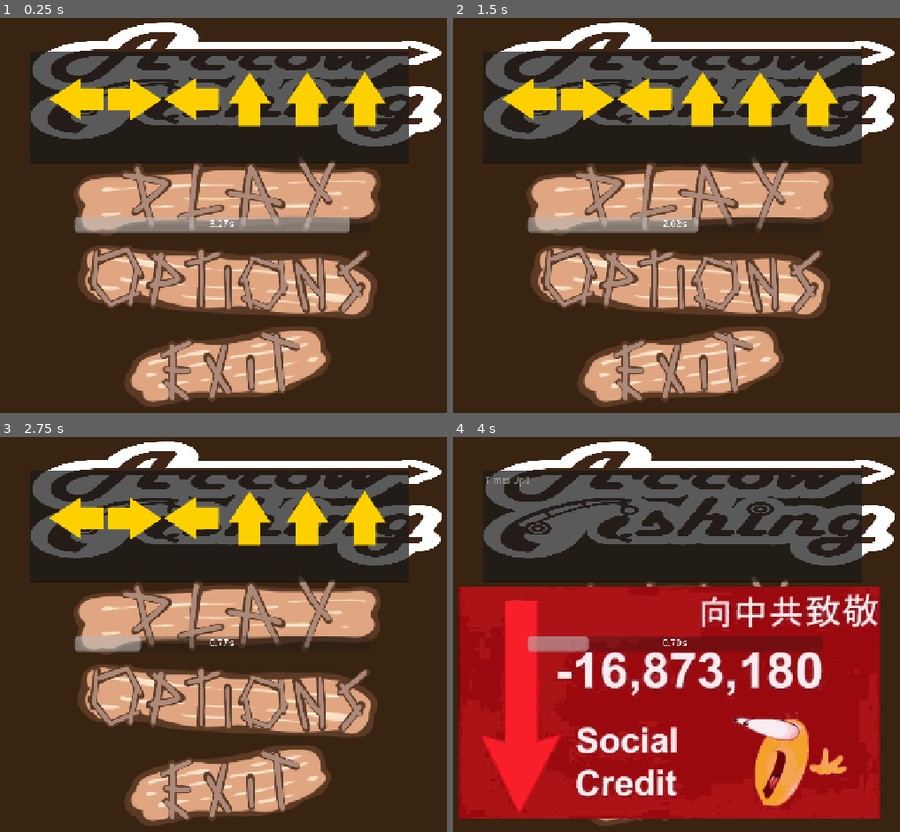
Above: before the commit, frames 1-4 (two rows, left to right).
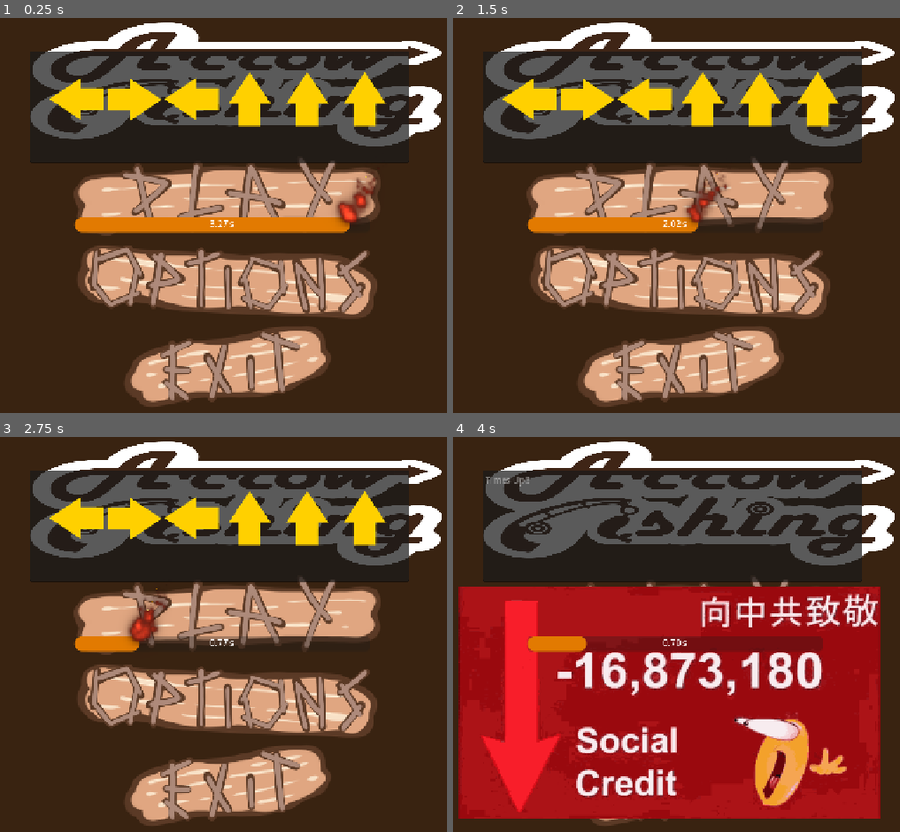
Above: after the commit, the same moments.

Repository: Meoah/Team-Awesome
Game: Godot game, scene res://scenes/ui/pop_ups/fish_minigame/arrows.tscn
Same seed, same stepped clock (60 frames per second), same inputs: the game is played once before the commit and once after it. This scene is started directly instead of the project's main scene.
Inputs (mouse positions are in pixels of both pictures, inside the frame that each line leads up to):
- Up to frame 1 (0.25 s): no input
- Up to frame 2 (1.5 s): click (680, 195) at 0.5 s; click (680, 195) at 1.25 s
- Up to frame 3 (2.75 s): click (227, 701) at 2 s
- Up to frame 4 (4 s): tap Enter at 2.75 s; move the mouse to (828, 614) at 2.77 s; hold Right (right) 2.78-3.53 s; hold Space (action) 2.78-3.53 s; move the mouse to (528, 654) at 3.52 s; hold Down (down) from 3.53 s (still down); tap Space (action) at 3.6 s

The runs differ from the first frame. In frame 1, 3.1% of the frame differs, in the area x 16-84%, y 39-55%; in frame 2, 2.0%; in frame 3, 1.2%; in frame 4, 0.5%.

Commit message:
Started Work on feedback

Diff:
--- a/project.godot
+++ b/project.godot
@@ -22,9 +22,9 @@
 [autoload]
 
 SystemData="*res://scripts/system/system_data.gd"
-SignalBus="*res://scripts/util/signal_bus.gd"
 GameManager="*res://scenes/game_manager.tscn"
 PlayManager="*res://scripts/managers/play_manager.gd"
+SignalBus="*res://scripts/util/signal_bus.gd"
 
 [debug]
 
--- a/scenes/game/nighttime_main.tscn
+++ b/scenes/game/nighttime_main.tscn
@@ -22,7 +22,7 @@
 [sub_resource type="RectangleShape2D" id="RectangleShape2D_i5ojq"]
 size = Vector2(50, 720)
 
-[node name="NighttimeMain" type="Control" node_paths=PackedStringArray("info", "jeremy_node", "house_node", "shop_node", "shop_ui", "sleep_ui")]
+[node name="NighttimeMain" type="Control" node_paths=PackedStringArray("info")]
 layout_mode = 3
 anchors_preset = 15
 anchor_right = 1.0
@@ -31,11 +31,6 @@
 grow_vertical = 2
 script = ExtResource("1_53syt")
 info = NodePath("Info")
-jeremy_node = NodePath("Jeremy")
-house_node = NodePath("House")
-shop_node = NodePath("Shop")
-shop_ui = NodePath("ShopUI")
-sleep_ui = NodePath("Sleep")
 
 [node name="BackgroundTexture" type="TextureRect" parent="."]
 layout_mode = 1
--- a/scenes/ui/pop_ups/fish_minigame/arrows.tscn
+++ b/scenes/ui/pop_ups/fish_minigame/arrows.tscn
@@ -1,18 +1,88 @@
-[gd_scene load_steps=14 format=3 uid="uid://bbklku0slqk5d"]
+[gd_scene load_steps=30 format=3 uid="uid://bbklku0slqk5d"]
 
 [ext_resource type="Script" uid="uid://bmvd1knujqejq" path="res://scripts/ui/fish_minigame/arrows.gd" id="1_0iavb"]
 [ext_resource type="Script" uid="uid://djyje6hc7igie" path="res://scripts/ui/fish_minigame/arrows_display.gd" id="2_n3w4c"]
 [ext_resource type="Texture2D" uid="uid://bqb5rtw7j46c7" path="res://assets/textures/debug/Cool.png" id="8_20txf"]
+[ext_resource type="Shader" uid="uid://cnydmao6vyvbe" path="res://scenes/ui/pop_ups/fish_minigame/sparks.gdshader" id="9_pp4l4"]
 [ext_resource type="Texture2D" uid="uid://cmh82nlyngkm5" path="res://assets/textures/debug/Lame.png" id="9_rvcsd"]
 [ext_resource type="Texture2D" uid="uid://dc133i3eb8ups" path="res://assets/textures/ui/Arrows/0.tres" id="10_qdfjh"]
 [ext_resource type="Texture2D" uid="uid://cj88pt0rb6kul" path="res://assets/textures/ui/Arrows/1.tres" id="11_xp8ps"]
 [ext_resource type="Texture2D" uid="uid://b4347mim6kpsw" path="res://assets/textures/ui/Arrows/Arrows.png" id="11_ybko8"]
 [ext_resource type="Texture2D" uid="uid://bmyqxt2tdjuib" path="res://assets/textures/ui/Arrows/2.tres" id="12_mx6gi"]
 [ext_resource type="Texture2D" uid="uid://blvkbqny5n6wn" path="res://assets/textures/ui/Arrows/3.tres" id="13_8ksox"]
+[ext_resource type="AudioStream" uid="uid://by0a2yhtb1xx2" path="res://assets/audio/sfx/arrows_sfx/CorrectInput.wav" id="14_6t01a"]
+[ext_resource type="AudioStream" uid="uid://c2qsxm7f6l4bf" path="res://assets/audio/sfx/arrows_sfx/Weapon Bullet Shell 7MM Dropping On Cement 04.wav" id="14_qp0nd"]
+[ext_resource type="AudioStream" uid="uid://ciwgbjh144uqc" path="res://assets/audio/sfx/arrows_sfx/StarterShot.wav" id="15_qp0nd"]
 [ext_resource type="Script" uid="uid://c2w7qb8xpm6jn" path="res://scripts/ui/fish_minigame/arrow_sprite.gd" id="16_mx6gi"]
+[ext_resource type="AudioStream" uid="uid://cw4v1vxvdvah7" path="res://assets/audio/sfx/arrows_sfx/timer/FuseLit.wav" id="17_02m58"]
 [ext_resource type="Texture2D" uid="uid://b608g2qbl8yxd" path="res://assets/textures/ui/Arrows/effects/smoke.png" id="17_8ksox"]
 [ext_resource type="Script" uid="uid://bfh11uixb171m" path="res://scripts/ui/pop_ups/smoke.gd" id="18_63o2f"]
+[ext_resource type="AudioStream" uid="uid://derys0a2u4qbx" path="res://assets/audio/sfx/arrows_sfx/timer/FuseBurndown.wav" id="18_pp4l4"]
+[ext_resource type="AudioStream" uid="uid://by2ugocktfwqy" path="res://assets/audio/sfx/arrows_sfx/timer/FuseExtinguish.wav" id="19_47pa4"]
 [ext_resource type="Script" uid="uid://tntbbnkgxdlp" path="res://scripts/ui/pop_ups/texture_rect.gd" id="19_dleu3"]
+[ext_resource type="AudioStream" uid="uid://bgu7ybmy0tneo" path="res://assets/audio/sfx/arrows_sfx/Gold_Fail.wav" id="21_47pa4"]
+
+[sub_resource type="StyleBoxFlat" id="StyleBoxFlat_pp4l4"]
+bg_color = Color(0.8635442, 0.49697268, 3.85046e-07, 1)
+
+[sub_resource type="StyleBoxFlat" id="StyleBoxFlat_47pa4"]
+bg_color = Color(0.8847695, 0.4799639, 0.0048436862, 1)
+corner_radius_top_left = 120
+corner_radius_top_right = 120
+corner_radius_bottom_right = 120
+corner_radius_bottom_left = 120
+
+[sub_resource type="Theme" id="Theme_np22p"]
+/styles/gwub = SubResource("StyleBoxFlat_pp4l4")
+ProgressBar/styles/fill = SubResource("StyleBoxFlat_47pa4")
+
+[sub_resource type="ShaderMaterial" id="ShaderMaterial_47pa4"]
+shader = ExtResource("9_pp4l4")
+shader_parameter/speed = 1.0
+shader_parameter/pixelSize = 0.015
+shader_parameter/alpha = 0.95
+shader_parameter/flickerStrength = 0.15
+shader_parameter/toColor = Color(0.0016764245, 0.0012604409, 0.000417689, 1)
+shader_parameter/fromColor = Color(0.9, 0.2, 0.1, 1)
+shader_parameter/hueShift = 0.0
+shader_parameter/saturationFactor = 0.9770000464075
+shader_parameter/particleCount = 76.69000288277499
+shader_parameter/brightness = 0.00110000004497
+shader_parameter/fireShift = 0.5
+shader_parameter/fireShiftFrequency = 10.0
+shader_parameter/size = Vector2(0.11, 1.03)
+shader_parameter/glow = Vector2(0.001, 0.04)
+shader_parameter/sparkCount = 50.0
+shader_parameter/sparkSize = 0.00250000011875
+shader_parameter/sparkSpeed = 2.65000012261512
+shader_parameter/sparkColor = Color(1, 0.7, 0, 1)
+shader_parameter/smokeCount = 5.0
+shader_parameter/smokeSize = 0.0010000000475
+shader_parameter/smokeDrift = 0.2
+shader_parameter/smokeColor = Color(5.0780603e-05, 5.0780603e-05, 5.0780603e-05, 1)
+shader_parameter/windForce = 0.5
+shader_parameter/aspectRatio = 1.0
+shader_parameter/posOffset = Vector2(0, -0.5)
+
+[sub_resource type="CanvasTexture" id="CanvasTexture_np22p"]
+
+[sub_resource type="AudioStreamRandomizer" id="AudioStreamRandomizer_qp0nd"]
+random_volume_offset_db = 6.0
+streams_count = 1
+stream_0/stream = ExtResource("14_6t01a")
+
+[sub_resource type="AudioStreamRandomizer" id="AudioStreamRandomizer_vc0bb"]
+random_pitch = 1.15
+random_volume_offset_db = 3.0
+streams_count = 1
+stream_0/stream = ExtResource("14_qp0nd")
+
+[sub_resource type="AudioStreamPlaylist" id="AudioStreamPlaylist_np22p"]
+loop = false
+fade_time = 1.0
+stream_count = 2
+stream_0 = ExtResource("17_02m58")
+stream_1 = ExtResource("18_pp4l4")
 
 [node name="Arrows" type="Control" node_paths=PackedStringArray("input_string", "reaction", "timer", "progress_bar")]
 process_mode = 3
@@ -29,7 +99,7 @@
 progress_bar = NodePath("ProgressBar")
 success = ExtResource("8_20txf")
 failure = ExtResource("9_rvcsd")
-variants = Array[String](["Obscured", "Evil", "Gold", "None"])
+variants = Array[String](["Gold", "Evil", "Gold", "None"])
 arrow_direction = Dictionary[String, Texture2D]({
 "Down": ExtResource("12_mx6gi"),
 "Left": ExtResource("10_qdfjh"),
@@ -56,6 +126,7 @@
 offset_top = 360.0
 offset_right = 911.0
 offset_bottom = 387.0
+theme = SubResource("Theme_np22p")
 show_percentage = false
 
 [node name="Label" type="Label" parent="ProgressBar"]
@@ -67,6 +138,18 @@
 grow_vertical = 2
 text = "5.0 s"
 horizontal_alignment = 1
+
+[node name="Start" type="Marker2D" parent="ProgressBar"]
+position = Vector2(532, 0)
+
+[node name="End" type="Marker2D" parent="ProgressBar"]
+
+[node name="Sparks" type="Sprite2D" parent="ProgressBar"]
+material = SubResource("ShaderMaterial_47pa4")
+position = Vector2(533, 1.0000076)
+scale = Vector2(258.43506, 258.43506)
+texture = SubResource("CanvasTexture_np22p")
+offset = Vector2(0, -0.23)
 
 [node name="Timer" type="Timer" parent="."]
 process_mode = 3
@@ -118,4 +201,29 @@
 layout_mode = 2
 script = ExtResource("19_dleu3")
 
+[node name="InputSfx" type="AudioStreamPlayer" parent="."]
+stream = SubResource("AudioStreamRandomizer_qp0nd")
+volume_db = -9.0
+
+[node name="InputSfx2" type="AudioStreamPlayer" parent="InputSfx"]
+stream = SubResource("AudioStreamRandomizer_vc0bb")
+volume_db = -6.0
+
+[node name="StarterShot" type="AudioStreamPlayer" parent="."]
+stream = ExtResource("15_qp0nd")
+volume_db = -9.0
+
+[node name="TimerSfx" type="AudioStreamPlayer" parent="."]
+stream = SubResource("AudioStreamPlaylist_np22p")
+volume_db = -9.0
+
+[node name="TimerEndSfx" type="AudioStreamPlayer" parent="TimerSfx"]
+stream = ExtResource("19_47pa4")
+volume_db = -9.0
+bus = &"SFX"
+
+[node name="GoldFail" type="AudioStreamPlayer" parent="."]
+stream = ExtResource("21_47pa4")
+volume_db = -6.0
+
 [connection signal="timeout" from="Timer" to="." method="_on_timer_timeout"]
--- /dev/null
+++ b/scenes/ui/pop_ups/fish_minigame/sparks.gdshader
@@ -0,0 +1,274 @@
+//  Procedural Torch & Candle Shader (Fire + Smoke + Sparks)
+//  Author: CaptainLaptop
+//  License: CC0 / MIT
+//  Engine: Godot 4.x
+//
+//  Description:
+//  A fully procedural, particle-free fire simulation that
+//  generates animated flames, sparks, and smoke using only math.
+//
+//  Ideal for candles, torches, and other small light sources.
+//  Avoid large full-screen use as it can be fillrate-heavy.
+//
+//  Controls include flicker, wind, hue shift, color, and size.
+
+/* USAGE:
+1. Apply this shader to a CanvasItem (e.g., a ColorRect or a Sprite2D).
+2. The effect is drawn from the center of the node, growing upwards (Y-axis inverted).
+3. Adjust 'aspectRatio' to match your node's width/height ratio if not 1:1.
+*/
+shader_type canvas_item;
+
+
+
+// =============================================================================
+// GLOBAL CONTROL UNIFORMS
+// =============================================================================
+
+// Controls the overall speed of particle movement and animation
+uniform float speed : hint_range(0.1, 5.0) = 1.0;
+// Defines the size of the 'pixels' or blocks the fire is rendered in
+uniform float pixelSize : hint_range(0.001, 0.1) = 0.015;
+// Overall intensity multiplier for the colors
+uniform float alpha : hint_range(0.0, 1.0) = 0.95;
+// Strength of the overall light flicker effect
+uniform float flickerStrength : hint_range(0.0, 0.5) = 0.15;
+
+// =============================================================================
+// COLOR & HUE UNIFORMS
+// =============================================================================
+
+// Color near the top (smoke/darker)
+uniform vec3 toColor : source_color = vec3(0.4, 0.35, 0.2);
+// Color near the base (hottest/brightest)
+uniform vec3 fromColor : source_color = vec3(0.9, 0.2, 0.1);
+
+// Shifts the base color hue (HSV 'H' value)
+uniform float hueShift : hint_range(-1.0, 1.0) = 0.0;
+// Multiplier for saturation (HSV 'S' value)
+uniform float saturationFactor : hint_range(0.0, 2.0) = 1.0;
+
+// =============================================================================
+// FIRE SIMULATION UNIFORMS
+// =============================================================================
+
+// The number of individual fire particles calculated
+uniform float particleCount : hint_range(16.0, 512.0) = 128.0;
+// Base light brightness applied to particles
+uniform float brightness : hint_range(0.0001, 0.01) = 0.001;
+
+// Horizontal influence of particle noise, determines flame width
+uniform float fireShift : hint_range(0.0, 0.5) = 0.15;
+// Frequency of the noise wave for horizontal flickering/wobble
+uniform float fireShiftFrequency : hint_range(1.0, 10.0) = 5.0;
+
+// x: Max horizontal span, y: Max vertical height of the fire
+uniform vec2 size = vec2(0.05, 0.75);
+// x: inner glow start, y: outer glow end (used in smoothstep for falloff)
+uniform vec2 glow = vec2(0.001, 0.04);
+
+// =============================================================================
+// SPARKS UNIFORMS
+// =============================================================================
+
+uniform float sparkCount : hint_range(1.0, 50.0) = 18.0;
+uniform float sparkSize : hint_range(0.0005, 0.005) = 0.004;
+uniform float sparkSpeed : hint_range(0.1, 3.0) = 0.15;
+uniform vec3 sparkColor : source_color = vec3(1.0, 0.7, 0.0);
+
+// =============================================================================
+// SMOKE UNIFORMS
+// =============================================================================
+
+uniform float smokeCount : hint_range(5.0, 50.0) = 20.0;
+uniform float smokeSize : hint_range(0.001, 0.05) = 0.015;
+uniform float smokeDrift : hint_range(0.0, 0.5) = 0.2;
+uniform vec3 smokeColor : source_color = vec3(0.05, 0.05, 0.05);
+
+// =============================================================================
+// ENVIRONMENT UNIFORMS
+// =============================================================================
+
+// Constant horizontal force applied to all particles (wind)
+uniform float windForce : hint_range(-0.5, 0.5) = 0.0;
+// Node's Width/Height ratio for correct aspect correction
+uniform float aspectRatio : hint_range(0.01, 5.0) = 1.0;
+// Position offset (shifts the origin of the flame source)
+uniform vec2 posOffset = vec2(0.0, -0.5);
+
+
+// =============================================================================
+// HELPER FUNCTIONS
+// =============================================================================
+
+// 1D Hash function for generating particle randomness
+float Hash1(float t) {
+    return fract(cos(t * 124.97) * 248.842) - 0.5;
+}
+
+// Equivalent to GLSL's 'saturate' (clamps between 0.0 and 1.0)
+float saturate(float x) {
+    return clamp(x, 0.0, 1.0);
+}
+
+// --- HSV Utility Functions (Custom implementation for portability) ---
+
+// Converts RGB color space to HSV color space
+vec3 rgb_to_hsv(vec3 c) {
+    vec4 K = vec4(0.0, -1.0 / 3.0, 2.0 / 3.0, -1.0);
+    vec4 p = mix(vec4(c.bg, K.wz), vec4(c.gb, K.xy), step(c.b, c.g));
+    vec4 q = mix(vec4(p.xyw, c.r), vec4(c.r, p.yzx), step(p.x, c.r));
+
+    float d = q.x - min(q.w, q.y);
+    float e = 1.0e-10;
+    return vec3(abs(q.w - q.y) / (6.0 * d + e) + q.z, d / (q.x + e), q.x);
+}
+
+// Converts HSV color space to RGB color space
+vec3 hsv_to_rgb(vec3 c) {
+    vec4 K = vec4(1.0, 2.0 / 3.0, 1.0 / 3.0, 3.0);
+    vec3 p = abs(fract(c.xxx + K.xyz) * 6.0 - K.w);
+    return c.z * mix(K.xxx, clamp(p - K.x, 0.0, 1.0), c.y);
+}
+
+
+// =============================================================================
+// PARTICLE SIMULATION FUNCTIONS
+// =============================================================================
+
+// Core fire particle simulation
+vec3 Simulate(vec2 uv, float t) {
+    vec3 res = vec3(0.0);
+
+    for (float i = 0.0; i < particleCount; i++) {
+        // ct: Current time through the particle's lifecycle (0.0 to 1.0)
+        float ct = fract(t + (i + 1.0) / particleCount);
+
+        // seed: Unique randomness based on ID and current cycle
+        float seed = Hash1((i + 1.0) * (t - ct));
+
+        // dir: Base direction vector. WindForce affects X (horizontal).
+        vec2 dir = vec2(0.0, size.y);
+        dir.x += windForce;
+
+        // Fire wobble/flicker (Horizontal noise based on time and seed)
+        dir.x += (cos(t * seed) * sin(ct * fireShiftFrequency)) * mix(0.0, fireShift, log(ct));
+
+        // cb: Current brightness, fading out as particle ages (ct increases)
+        float cb = saturate(mix(brightness, 0.0, ct));
+
+        // off: Initial horizontal offset randomized by seed
+        vec2 off = vec2(seed * size.x, 0.0);
+
+        // Accumulate color: mix base color to top color based on age (ct)
+        res += mix(fromColor * abs(seed), toColor, ct)
+               // Apply glow/falloff using smoothstep on inverse distance
+               * smoothstep(glow.x, glow.y, cb / length((uv - off - (dir * ct))));
+    }
+
+    return res;
+}
+
+// Simulation for sharp, fast-moving sparks
+vec3 SimulateSparks(vec2 uv, float t) {
+    vec3 sparkRes = vec3(0.0);
+
+    t *= sparkSpeed; // Adjust time scale for spark speed
+
+    for (float i = 0.0; i < sparkCount; i++) {
+        float particleId = (i + 1.0) * 133.0;
+        float ct = fract(t + particleId / 100.0); // Lifecycle time
+        float seed = Hash1(particleId);
+
+        // High vertical velocity (2.5x flame height)
+        vec2 dir = vec2(seed * 0.4, size.y * 2.5);
+        dir.x += windForce * 2.0; // Sparks are pushed harder by wind
+
+        // Current particle center position
+        vec2 particle_center = vec2(seed * size.x * 0.3, 0.0) + (dir * ct);
+
+        float dist = length(uv - particle_center);
+
+        // Create an extremely sharp, localized glow
+        float particle_influence = saturate(1.0 - dist / (sparkSize * 5.0));
+        float glow_falloff = pow(particle_influence, 15.0); // High power = sharp falloff
+        float lifespan_fade = saturate(1.0 - ct * 2.0);
+
+        // Add contribution (boost intensity for visibility)
+        sparkRes += sparkColor * glow_falloff * lifespan_fade * 100.0;
+    }
+    return sparkRes;
+}
+
+// Simulation for slow-moving, diffuse smoke
+vec3 SimulateSmoke(vec2 uv, float t) {
+    vec3 smokeRes = vec3(0.0);
+
+    for (float i = 0.0; i < smokeCount; i++) {
+        float particleId = (i + 1.0) * 111.0;
+        float ct = fract(t * 0.5 + particleId / 100.0); // Slower cycle
+        float seed = Hash1(particleId);
+
+        // Slower vertical velocity than fire, with horizontal drift
+        vec2 dir = vec2(seed * smokeDrift, size.y * 1.5);
+        dir.x += windForce * 0.8; // Smoke is pushed by wind
+
+        float cb = saturate(mix(brightness * 10.0, 0.0, ct * 1.5));
+
+        // Starts near the top of the fire/smoke base
+        vec2 off = vec2(seed * size.x * 0.5, size.y * 0.6);
+
+        // Add contribution: uses a larger smoothstep range for a diffused look
+        smokeRes += smokeColor * smoothstep(smokeSize, smokeSize * 2.0,
+            cb / length((uv - off - (dir * ct))));
+    }
+    return smokeRes;
+}
+
+
+// =============================================================================
+// FRAGMENT MAIN
+// =============================================================================
+
+void fragment() {
+    // 1. Coordinate Setup
+    vec2 frag_coords = UV * 2.0 - 1.0; // [-1, 1] range
+    frag_coords.x *= aspectRatio;      // Correct X-axis for aspect ratio
+    frag_coords.y *= -1.0;             // Invert Y so fire grows upwards
+    frag_coords -= posOffset;          // Apply source offset
+
+    // 2. Pixelation effect
+    vec2 pixelated_frag = floor(frag_coords / pixelSize) * pixelSize;
+
+    // 3. Run Simulations
+    float base_time = TIME + 100.0;
+
+    vec3 fire_color = Simulate(pixelated_frag, base_time * speed);
+    vec3 spark_color = SimulateSparks(pixelated_frag, base_time);
+    vec3 smoke_color = SimulateSmoke(pixelated_frag, base_time);
+
+    vec3 result_color = fire_color + spark_color + smoke_color;
+
+    // 4. Hue & Saturation Control
+    vec3 hsv = rgb_to_hsv(result_color);
+
+    hsv.x = fract(hsv.x + hueShift); // Apply hue shift (wrap around)
+    hsv.y *= saturationFactor;       // Apply saturation factor
+
+    result_color = hsv_to_rgb(hsv);
+
+    // 5. Apply Flicker
+    float flicker = (Hash1(base_time * 5.0) + 0.5) * flickerStrength;
+    float intensity_mod = 1.0 + flicker;
+    vec3 final_color = result_color * intensity_mod;
+
+    // 6. Alpha Calculation
+    // Use the max color channel intensity to define alpha (transparency)
+    float intensity = max(max(result_color.r, result_color.g), result_color.b);
+
+    // Smoothstep ensures sharp cut-off on edges
+    float final_alpha = smoothstep(0.01, 0.5, intensity) * alpha;
+
+    // Final output color
+    COLOR = vec4(final_color * alpha, final_alpha);
+}
--- a/scripts/game/daytime_main.gd
+++ b/scripts/game/daytime_main.gd
@@ -53,7 +53,6 @@
 func _play_minigame() -> void:
 	$FISH.play("FISH!") #Plays FISH! Animation
 	await $FISH.animation_finished
-
 	var popup_parameters = {
 		"flags" = BasePopup.POPUP_FLAG.WILL_PAUSE
 	}
--- a/scripts/ui/fish_minigame/arrows.gd
+++ b/scripts/ui/fish_minigame/arrows.gd
@@ -94,16 +94,19 @@
 	choose_variant()
 	input_array = correct_inputs
 	display_text = correct_inputs.duplicate(true)
-	timer.start(time)
-	timer.set_paused(false)
+	timer_seqeunce()
 	progress_bar.max_value = time
 	input_index = 0
 	spawn_arrows()
+
+
+
 
 func end_minigame():
 	varied_evil = false
 	varied_gold = false
 	varied_obscured = false
+
 
 #Initialize Script
 func _ready() -> void:
@@ -153,6 +156,8 @@
 		input_index = input_index + 1 #Advances in the string index
 		#text_render()
 		$Reaction.set_texture(success)
+		$InputSfx.play()
+		$InputSfx/InputSfx2.play()
 		var current_sprite : ArrowTexture = sprite_array.pop_front()
 		var smoke : smoke_sprite = $Smoke
 		if varied_obscured:
@@ -160,6 +165,27 @@
 				smoke.smoke_anim()
 		if current_sprite:
 			current_sprite.correct()
+
+
+
+func sparks():
+	var tween = create_tween()
+	if not cleared:
+		tween.tween_property($ProgressBar/Sparks, "position", $ProgressBar/End.position, time )
+	if cleared:
+		tween.pause()
+
+
+func timer_seqeunce():
+	timer.start(time)
+	timer.set_paused(false)
+	$StarterShot.play()
+	$TimerSfx.play()
+	$ProgressBar/Sparks.position = $ProgressBar/Start.position
+	sparks()
+
+
+
 #On incorrect Input
 func incorrect_input():
 	$Reaction.set_texture(failure)
@@ -187,6 +213,8 @@
 #Fail Script
 func fail():
 	if varied_gold:
+		$GoldFail.play()
+		$ProgressBar/Sparks.hide()
 		for i in sprite_array:
 			i.erase()
 	timer.set_paused(true)
@@ -209,7 +237,9 @@
 		var fish_image = load(current_image)
 		$Reaction.texture = fish_image
 		input_index = 0
-
+		$TimerSfx.stop()
+		$TimerSfx/TimerEndSfx.play()
+		$ProgressBar/Sparks.hide()
 		if varied_gold: #If fish is gold double its value, Current bug where double value persist
 			current_value = current_value * 2
 		elif varied_evil:
Not shown, added: assets/audio/sfx/arrows_sfx/CorrectInput.wav.import
Not shown, added: assets/audio/sfx/arrows_sfx/Gold_Fail.wav.import
Not shown, added: assets/audio/sfx/arrows_sfx/StarterShot.wav.import
Not shown, added: assets/audio/sfx/arrows_sfx/Weapon Bullet Ricochet 01.wav.import
Not shown, added: assets/audio/sfx/arrows_sfx/Weapon Bullet Shell 7MM Dropping On Cement 04.wav.import
Not shown, added: assets/audio/sfx/arrows_sfx/Weapon Gun Pistol 9mm Glock Clip Insertion 01.wav.import
Not shown, added: assets/audio/sfx/arrows_sfx/Weapon Gun Pistol 9mm Glock Clip Insertion 02.wav.import
Not shown, added: assets/audio/sfx/arrows_sfx/timer/FuseBurndown.wav.import
Not shown, added: assets/audio/sfx/arrows_sfx/timer/FuseBurndown2.wav.import
Not shown, added: assets/audio/sfx/arrows_sfx/timer/FuseExtinguish.wav.import
Not shown, added: assets/audio/sfx/arrows_sfx/timer/FuseLit.wav.import
Not shown, added: scenes/ui/pop_ups/fish_minigame/sparks.gdshader.uid
(and 11 more such lines)
